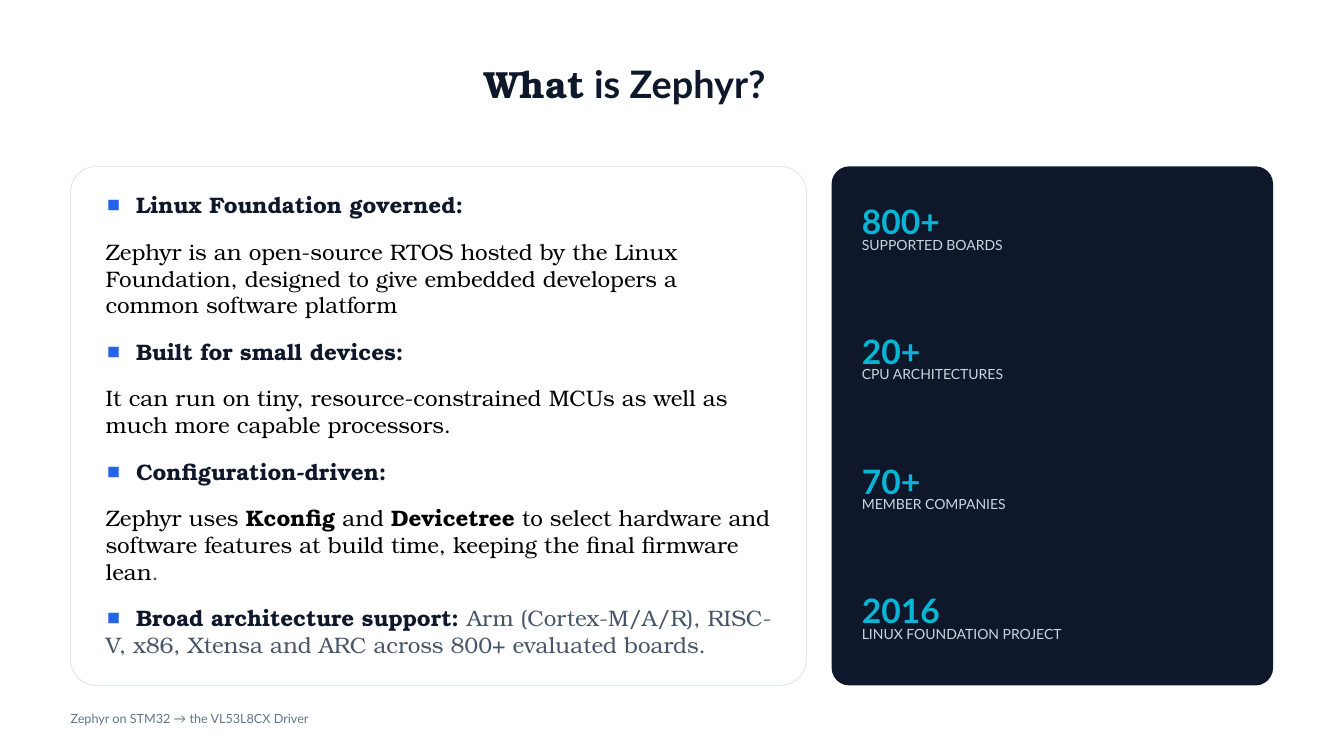
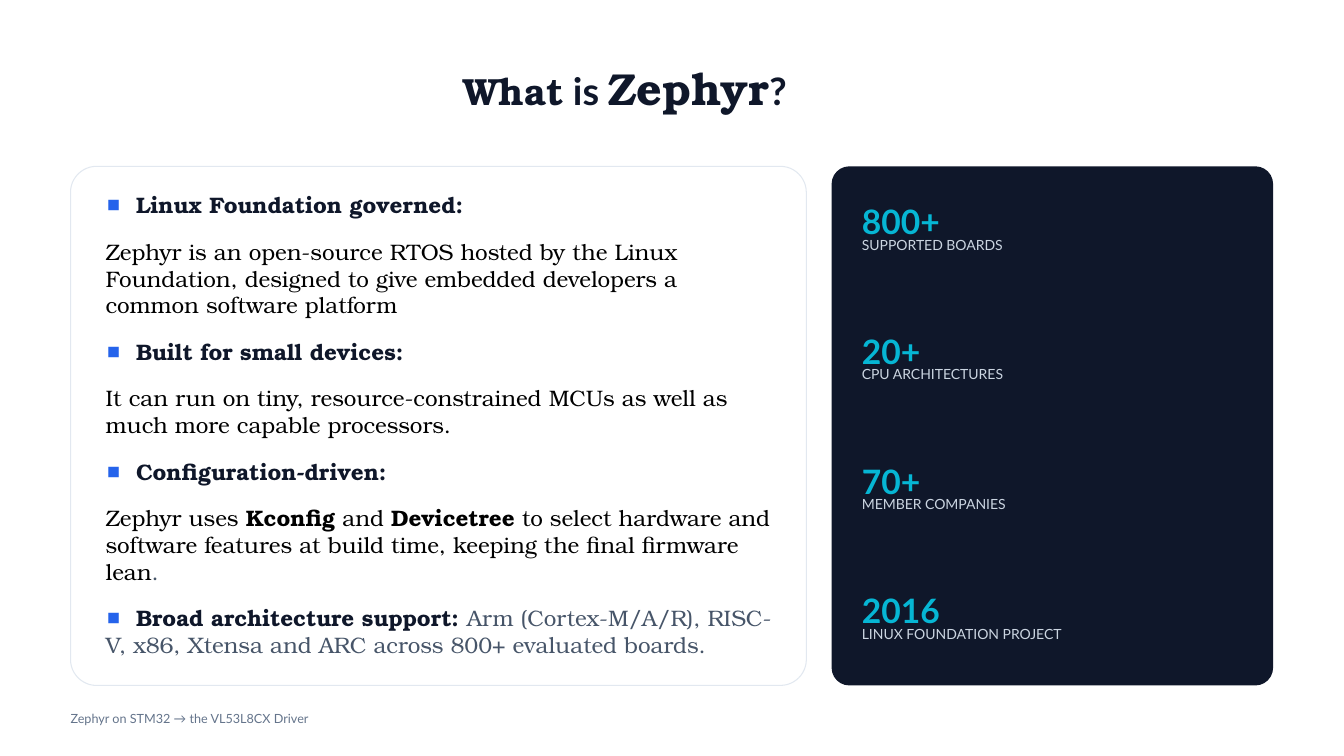
Before and after one commit to iqbal1384/zephyr_dev, a slide deck: slide 3 of documentation/Zephyr_STM32_VL53L8CX.pptx. Drawn at 1344x756 pixels with LibreOffice and Linux fonts; fonts in the diff are those of the drawing. Boxes give left, top, right and bottom in pixels: in the first picture for what was removed or moved away, otherwise in the second. Text is boxed around its words. In the diff, an @@ line names an element or a change of style, - is before the commit and + after.

```diff
--- a/documentation/Zephyr_STM32_VL53L8CX.pptx
+++ b/documentation/Zephyr_STM32_VL53L8CX.pptx
@@ text "What is Zephyr?" at [463, 72, 769, 115]: size 27 to 32 pt, font Lato to TeX Gyre Bonum in "Zephyr?" @@
```
Also in this commit, not shown: 3 other slides changed, 2 slides added, 1 slide removed.
